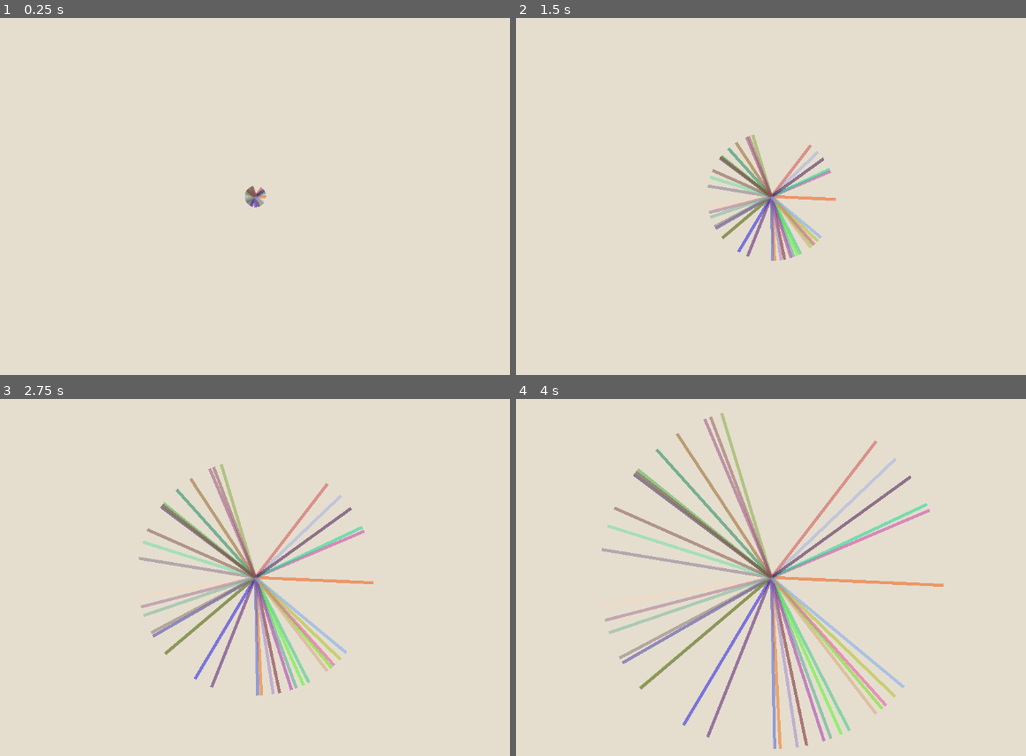
Above: before the commit, frames 1-4 (two rows, left to right).
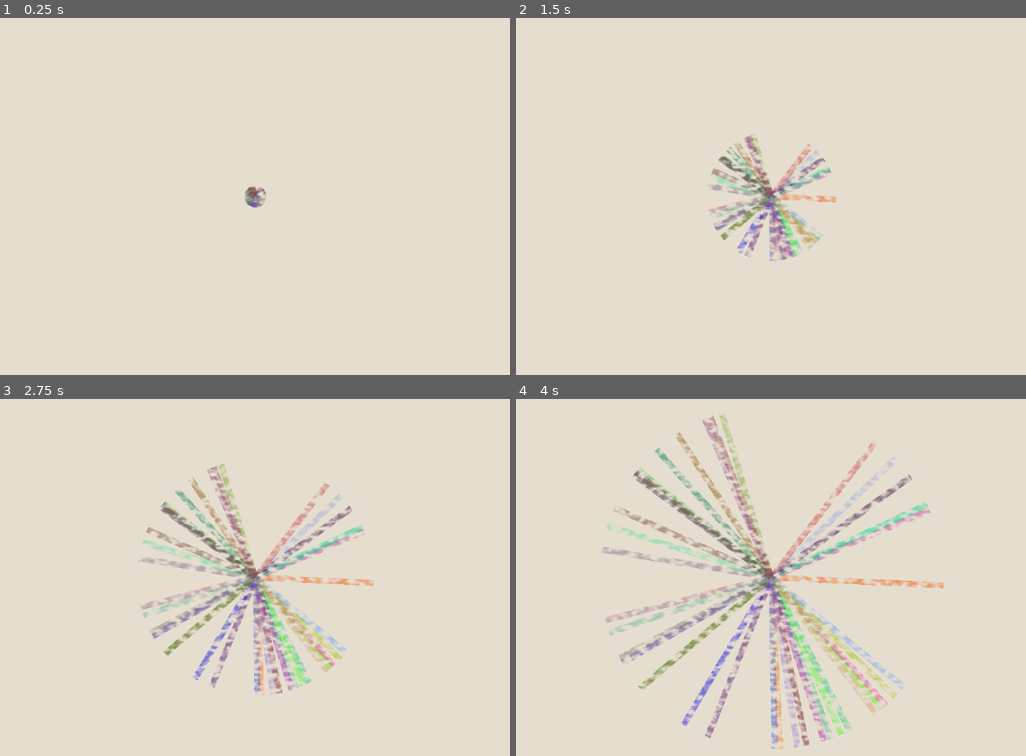
Above: after the commit, the same moments.

Repository: oman276/CS-383-Assignments
Game: Godot game, scene res://scenes/Empty.tscn
The game is run twice, just before and just after one commit, with the same random seed, the same clock (stepped at 60 frames per second) and the same inputs.
Inputs (mouse positions are in pixels of both pictures, inside the frame that each line leads up to):
- Up to frame 1 (0.25 s): no input
- Up to frame 2 (1.5 s): move the mouse to (929, 175) at 0.52 s; hold D (topdown_move_right) from 0.53 s (still down); click (929, 175) at 0.6 s; tap W (topdown_move_up) at 0.77 s; move the mouse to (628, 217) at 1.27 s; click (628, 217) at 1.35 s
- Up to frame 3 (2.75 s): tap W (topdown_move_up) at 1.52 s; move the mouse to (326, 488) at 2.02 s; release D (topdown_move_right) at 2.03 s; hold A (topdown_move_left) from 2.03 s (still down); click (326, 488) at 2.1 s
- Up to frame 4 (4 s): move the mouse to (735, 656) at 2.77 s; release A (topdown_move_left) at 2.78 s; hold D (topdown_move_right) from 2.78 s (still down); click (735, 656) at 2.85 s; tap W (topdown_move_up) at 3.02, 3.77 s; move the mouse to (985, 638) at 3.52 s; click (985, 638) at 3.6 s

The runs differ from the first frame. In frame 1, 0.1% of the frame differs, in the area x 47-53%, y 47-54%; in frame 2, 3.0%; in frame 3, 6.7%; in frame 4, 11%, in the area x 16-84%, y 3-99%.

Commit message:
painterly brushes, and new colours

Diff:
--- a/assignment_3/teamwork-ml/scenes/MLAgent.tscn
+++ b/assignment_3/teamwork-ml/scenes/MLAgent.tscn
@@ -2,18 +2,22 @@
 
 [ext_resource type="Script" uid="uid://dpybhg817da1f" path="res://scripts/agent.gd" id="1_f8s4n"]
 [ext_resource type="Texture2D" uid="uid://chwf4kwqf4chx" path="res://addons/owens-godot-framework/tools/assets/basic_colors.png" id="1_nt522"]
+[ext_resource type="PackedScene" uid="uid://b2lteh57pohru" path="res://shaders/DrawnLine.tscn" id="2_v7goy"]
 
 [sub_resource type="RectangleShape2D" id="RectangleShape2D_f8s4n"]
 
 [node name="MlAgent" type="CharacterBody2D" unique_id=454448767]
 z_index = 10
 z_as_relative = false
+position = Vector2(0, -1)
 scale = Vector2(0.5, 0.5)
 collision_layer = 0
 motion_mode = 1
 script = ExtResource("1_f8s4n")
 speed = 70.0
-maxDeviation = 0.07
+maxDeviation = 0.08
+lineWidth = 10.0
+lineScene = ExtResource("2_v7goy")
 
 [node name="CollisionShape2D" type="CollisionShape2D" parent="." unique_id=1903601355]
 shape = SubResource("RectangleShape2D_f8s4n")
--- a/assignment_3/teamwork-ml/scenes/TestRoot.tscn
+++ b/assignment_3/teamwork-ml/scenes/TestRoot.tscn
@@ -11,7 +11,7 @@
 script = ExtResource("1_o3x8r")
 agentScene = ExtResource("2_okul0")
 agentNumber = 40
-updatePerSecond = 120
+updatePerSecond = 100
 queryNeighborCount = 15
 
 [node name="Background UI" type="CanvasLayer" parent="." unique_id=862336736]
--- a/assignment_3/teamwork-ml/scripts/agent.gd
+++ b/assignment_3/teamwork-ml/scripts/agent.gd
@@ -13,12 +13,16 @@
 
 @export var lineWidth: float = 5.0
 
+
+
 enum AgentState {
 	ACTIVE,
 	INACTIVE
 }
 @onready var current_state: AgentState = AgentState.ACTIVE
 @onready var sprite : Sprite2D = $CollisionShape2D/Sprite2D
+
+@export var lineScene: PackedScene
 
 #eventually have us pass in the color from above so we're painting something new every time
 func _ready() -> void:
@@ -27,7 +31,7 @@
 	if sprite:
 		sprite.modulate = randColor
 
-	path_line = Line2D.new()
+	path_line = lineScene.instantiate() as Line2D
 	path_line.default_color = randColor
 	path_line.width = lineWidth
 	path_line.z_index = -1
--- a/assignment_3/teamwork-ml/scripts/systems/teamwork_level_controller.gd
+++ b/assignment_3/teamwork-ml/scripts/systems/teamwork_level_controller.gd
@@ -25,6 +25,16 @@
 
 @onready var reset_timer : Timer = $ResetTimer
 
+var colorPalettes = [
+	[Color("#E5BEED80"), Color("#9593D980"), Color("#7C90DB80"), Color("#736B9280"),Color("#7D5C6580")],
+	[Color("#12130f80"), Color("#5b927980"), Color("#8fcb9b80"), Color("#eae6e580"),Color("#8f807380")],
+	[Color("#69ddff80"), Color("#96cdff80"), Color("#d8e1ff80"), Color("#dbbadd80"),Color("#be92a280")],
+	[Color("#5d2a4280"), Color("#fb637680"), Color("#fcb1a680"), Color("#ffdccc80"),Color("#fff9ec80")],
+	[Color("#02020280"), Color("#0d281880"), Color("#04471c80"), Color("#058c4280"),Color("#16db6580")],
+	[Color("#13407480"), Color("#13315c80"), Color("#0b254580"), Color("#8da9c480"),Color("#eef4ed80")],
+	[Color("#8e9aaf80"), Color("#8e9aaf80"), Color("#efd3d780"), Color("#feeafa80"),Color("#dee2ff80")],
+	[Color("#5603ad80"), Color("#8367c780"), Color("#b3e9c780"), Color("#c2f8cb80"),Color("#f0fff180")]
+]
 
 func _ready() -> void:
 	if has_node("TargetPosition"):
@@ -185,6 +195,7 @@
 # this starts a new round, incrementing our request systems
 func reset_state() -> void:
 	print("Resetting state...")
+	var colorPalette = colorPalettes[randi() % colorPalettes.size()]
 
 	Signals.reset_agents.emit()
 
@@ -200,6 +211,7 @@
 
 	for agent in agents:
 		agent.reset()
+		agent.modulate = colorPalette[randi() % colorPalette.size()]
 		agent.global_position = Vector2.ZERO
 
 	# update the tree
--- /dev/null
+++ b/assignment_3/teamwork-ml/shaders/DrawnLine.tscn
@@ -0,0 +1,7 @@
+[gd_scene format=3 uid="uid://b2lteh57pohru"]
+
+[ext_resource type="Material" uid="uid://cjcknjkaygpt6" path="res://shaders/paint_material.tres" id="1_0mg73"]
+
+[node name="DrawnLine" type="Line2D" unique_id=1393051942]
+material = ExtResource("1_0mg73")
+texture_mode = 1
--- /dev/null
+++ b/assignment_3/teamwork-ml/shaders/paint_material.tres
@@ -0,0 +1,16 @@
+[gd_resource type="ShaderMaterial" format=3 uid="uid://cjcknjkaygpt6"]
+
+[ext_resource type="Shader" uid="uid://tu0thl8kbala" path="res://shaders/paint_shader.gdshader" id="1_shqs0"]
+
+[sub_resource type="FastNoiseLite" id="FastNoiseLite_shqs0"]
+frequency = 0.1104
+
+[sub_resource type="NoiseTexture2D" id="NoiseTexture2D_sdqoi"]
+noise = SubResource("FastNoiseLite_shqs0")
+
+[resource]
+resource_local_to_scene = true
+shader = ExtResource("1_shqs0")
+shader_parameter/noise_texture = SubResource("NoiseTexture2D_sdqoi")
+shader_parameter/edge_min = 0.2
+shader_parameter/edge_max = 0.8
--- /dev/null
+++ b/assignment_3/teamwork-ml/shaders/paint_shader.gdshader
@@ -0,0 +1,25 @@
+shader_type canvas_item;
+
+// This allows us to pass a noise texture from the Godot inspector
+uniform sampler2D noise_texture;
+
+// These control how hard or soft the brush edges look
+uniform float edge_min : hint_range(0.0, 1.0) = 0.2;
+uniform float edge_max : hint_range(0.0, 1.0) = 0.8;
+
+void vertex() {
+	// Called for every vertex the material is visible on.
+}
+
+void fragment() {
+    vec4 base_color = COLOR;
+    vec4 noise_sample = texture(noise_texture, SCREEN_UV);
+    float rough_alpha = smoothstep(edge_min, edge_max, noise_sample.r);
+    base_color.a *= rough_alpha;
+    COLOR = base_color;
+}
+
+//void light() {
+//	// Called for every pixel for every light affecting the CanvasItem.
+//	// Uncomment to replace the default light processing function with this one.
+//}
Not shown, added: assignment_3/teamwork-ml/shaders/paint_shader.gdshader.uid
